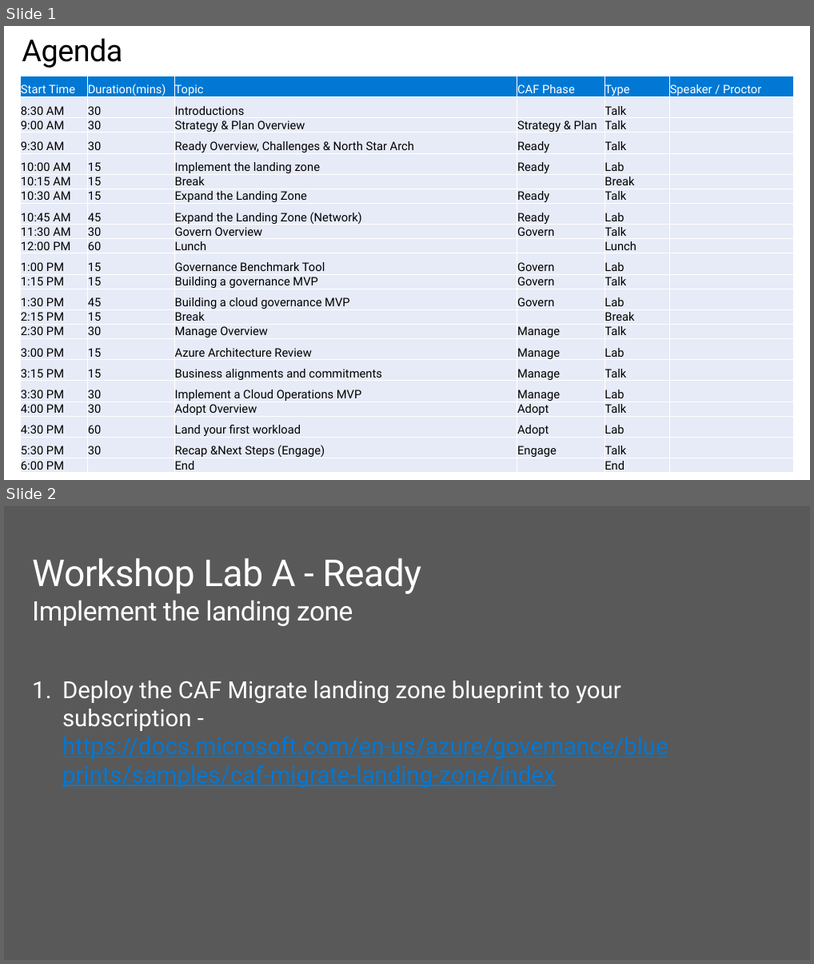
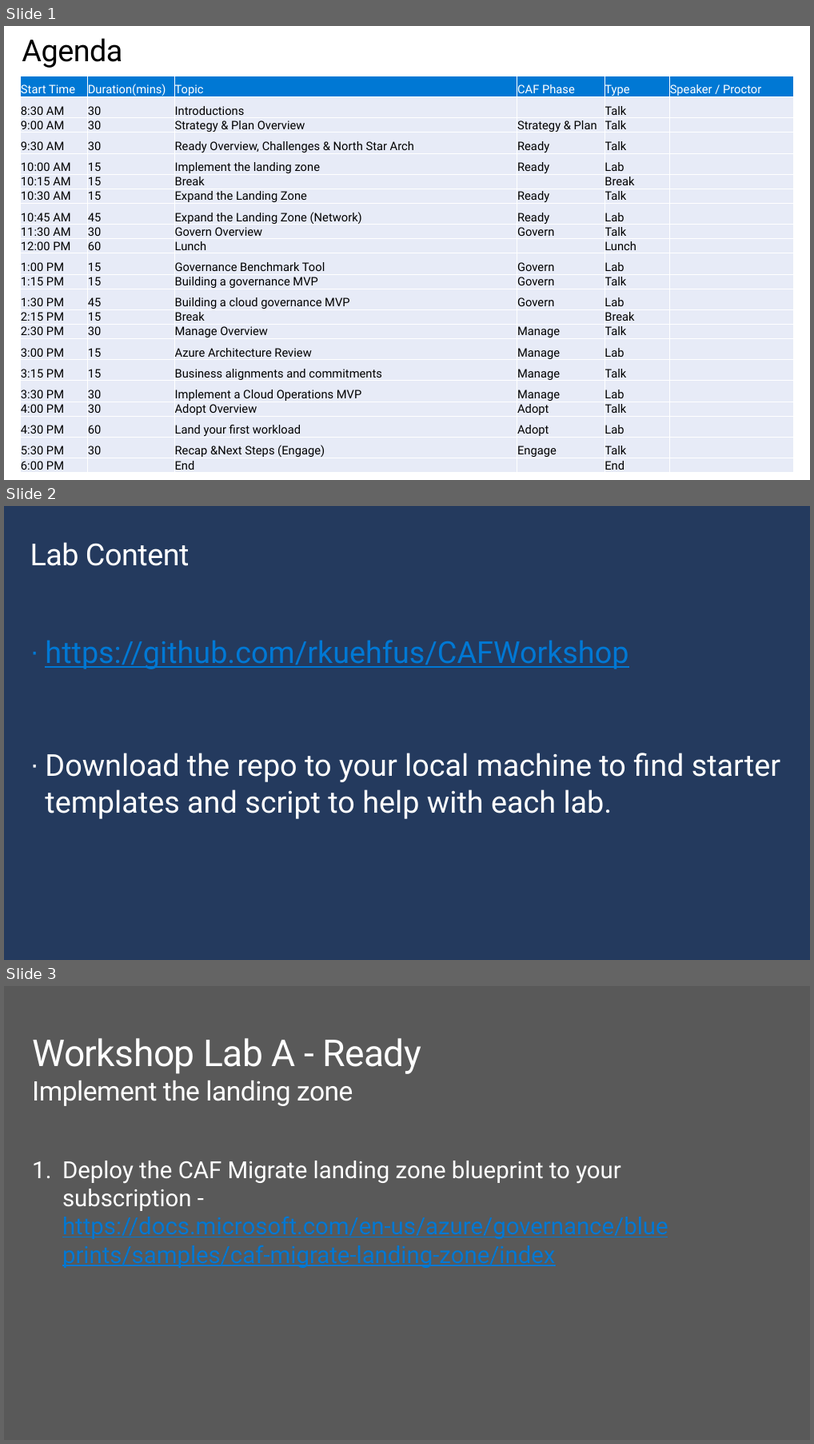
Before and after one commit to rkuehfus/CAFWorkshop, a slide deck: Student/Guides/CAF Workshop Labs.pptx. Shown one above the other, each under a label of ours: slides 1 and 2 before the commit, slides 1, 2 and 3 after it. The pictures are 814x964 and 814x1444 pixels, drawn with LibreOffice and Linux fonts; fonts in the diff are those of the drawing; background and template pictures are left out. Boxes give left, top, right and bottom in pixels: in the first picture for what was removed or moved away, otherwise in the second. Text is boxed around its words. In the diff, an @@ line names an element or a change of style, - is before the commit and + after.

```diff
--- a/Student/Guides/CAF Workshop Labs.pptx
+++ b/Student/Guides/CAF Workshop Labs.pptx
@@ slide 2 added at (4,506,810,960), background #243A5E @@
@@ title added at (30,542,190,566), 36 pt, text #FFFFFF @@
+Lab Content
@@ text added at (45,640,781,819), 36 pt, text #FFFFFF @@
+· https://github.com/rkuehfus/CAFWorkshop
+· Download the repo to your local machine to find starter templates and script to help with each lab.
@@ what was slide 2 is now slide 3 @@
```
